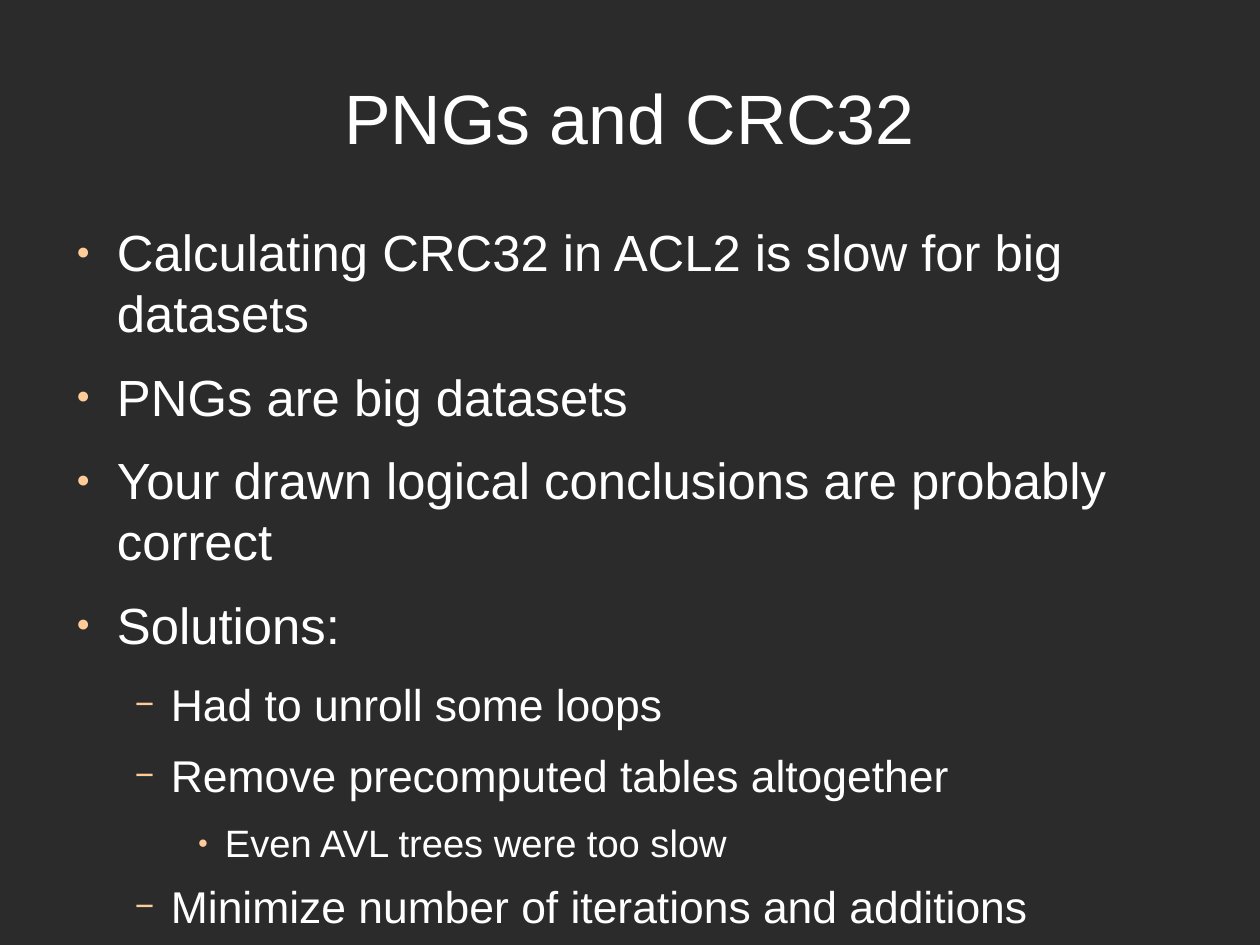
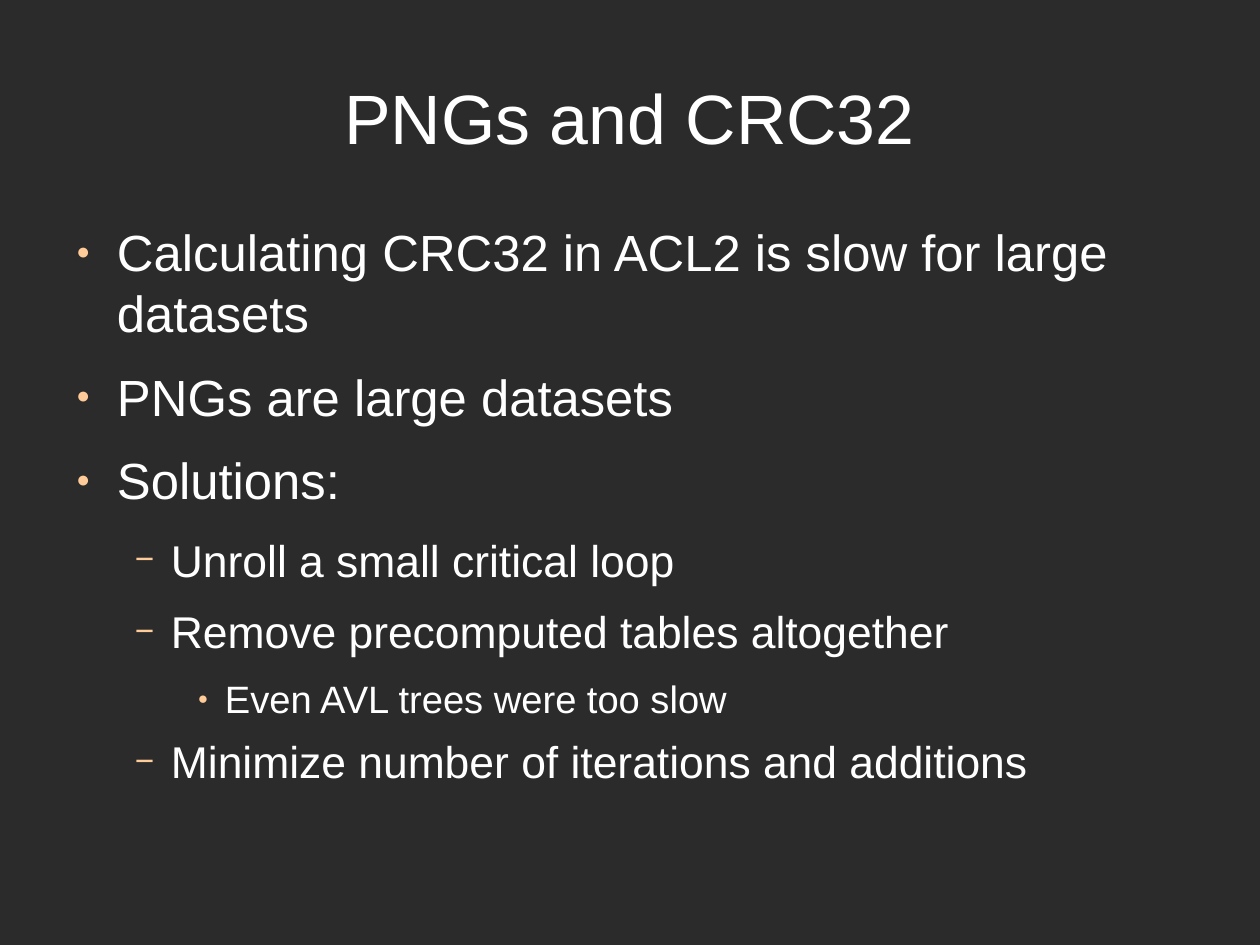
Before and after one commit to directrix1/se2, a slide deck: slide 6 of wip/SE2Presentation Implementation.odp (slide 5 before the commit). Drawn at 1260x945 pixels with LibreOffice and Linux fonts; fonts in the diff are those of the drawing; background and template pictures are left out; a plain dark background stands for a picture behind light text. Boxes give left, top, right and bottom in pixels: in the first picture for what was removed or moved away, otherwise in the second. Text is boxed around its words. In the diff, an @@ line names an element or a change of style, - is before the commit and + after.

```diff
--- a/wip/SE2Presentation Implementation.odp
+++ b/wip/SE2Presentation Implementation.odp
@@ text at (x1=117, y1=234, x2=1108, y2=426): text changed @@
-● Calculating CRC32 in ACL2 is slow for big datasets
-● PNGs are big datasets
-● Your drawn logical conclusions are probably correct
+● Calculating CRC32 in ACL2 is slow for large datasets
+● PNGs are large datasets
@@ text at (x1=171, y1=544, x2=674, y2=586): text changed @@
-  − Had to unroll some loops
+  − Unroll a small critical loop
```
Also in this commit, not shown: 2 other slides changed, 2 slides added, 1 slide removed.
